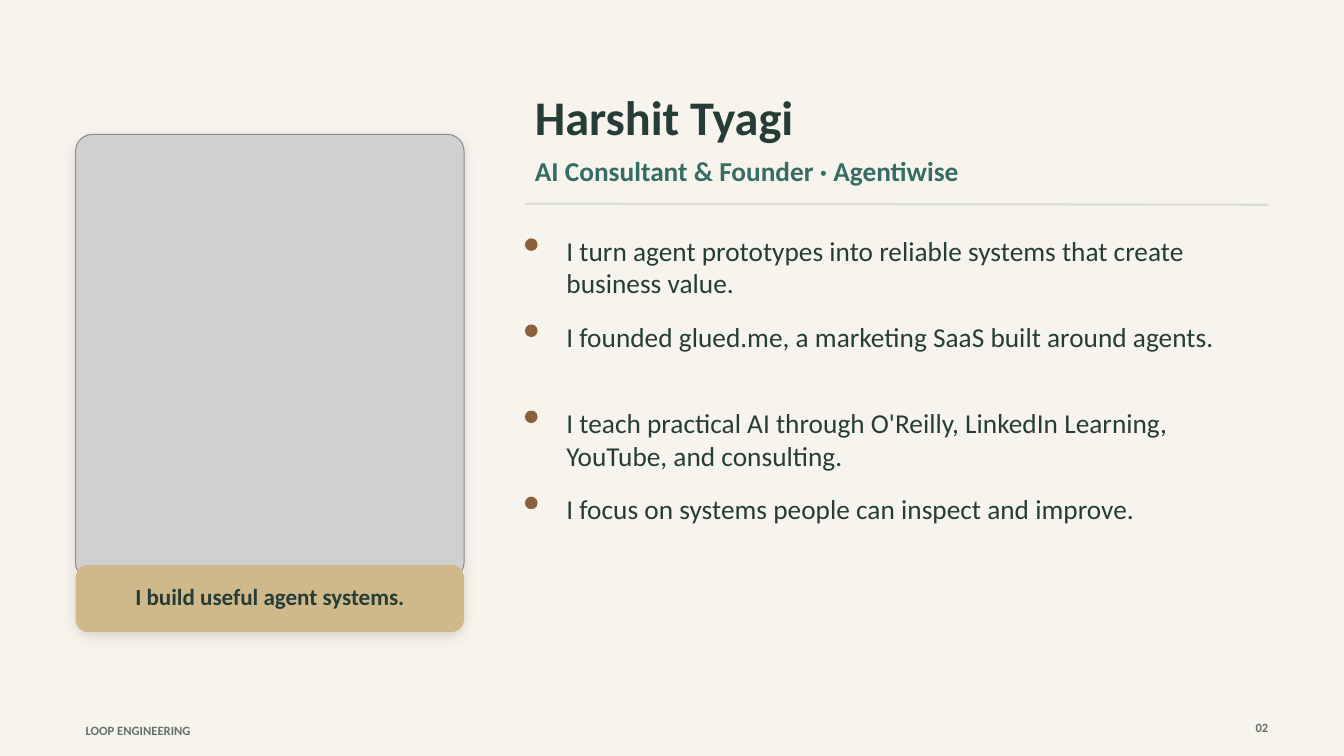
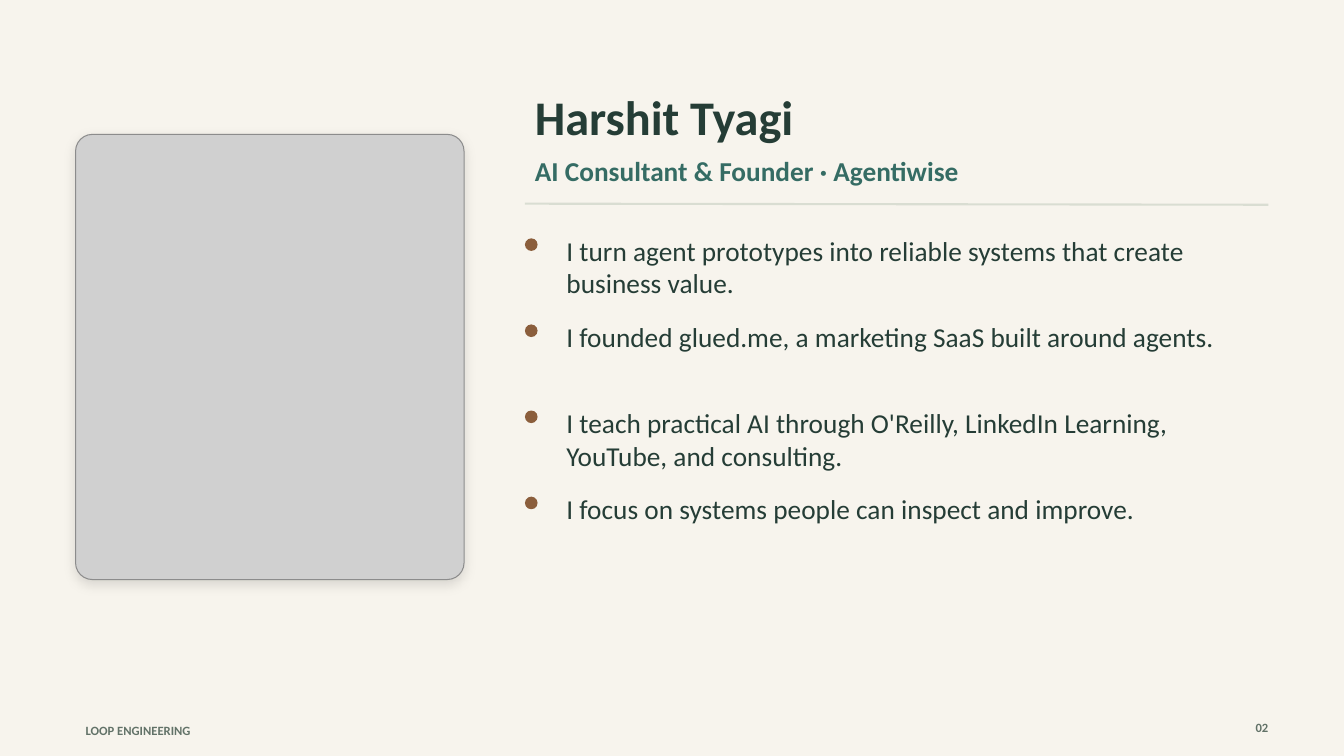
Before and after one commit to dswh/relaydesk, a slide deck: slide 2 of docs/workshop/current/Loop_Engineering_Workshop_Deck.pptx. Drawn at 1344x756 pixels with LibreOffice and Linux fonts; fonts in the diff are those of the drawing; grey boxes stand for pictures. Boxes give left, top, right and bottom in pixels: in the first picture for what was removed or moved away, otherwise in the second. Text is boxed around its words. In the diff, an @@ line names an element or a change of style, - is before the commit and + after.

```diff
--- a/docs/workshop/current/Loop_Engineering_Workshop_Deck.pptx
+++ b/docs/workshop/current/Loop_Engineering_Workshop_Deck.pptx
@@ rounded rectangle: place and size @@
-rounded rectangle at (76,134,464,632)
+rounded rectangle at (76,134,464,580)
@@ rounded rectangle removed at (76,565,464,632) @@
@@ text removed at (135,589,405,609) @@
-I build useful agent systems.
```
Also in this commit, not shown: 3 other slides changed, 14 other files.
